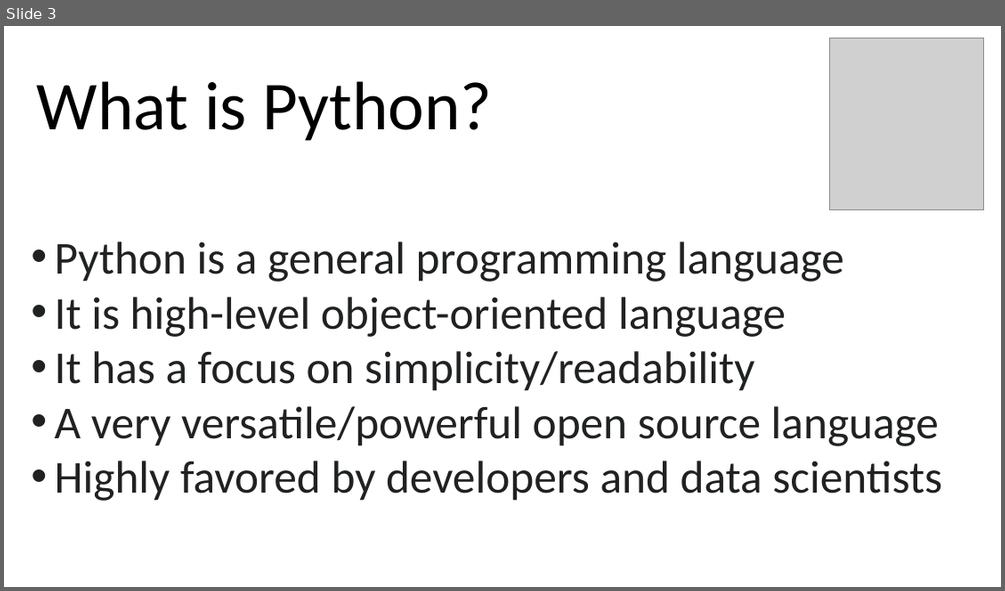
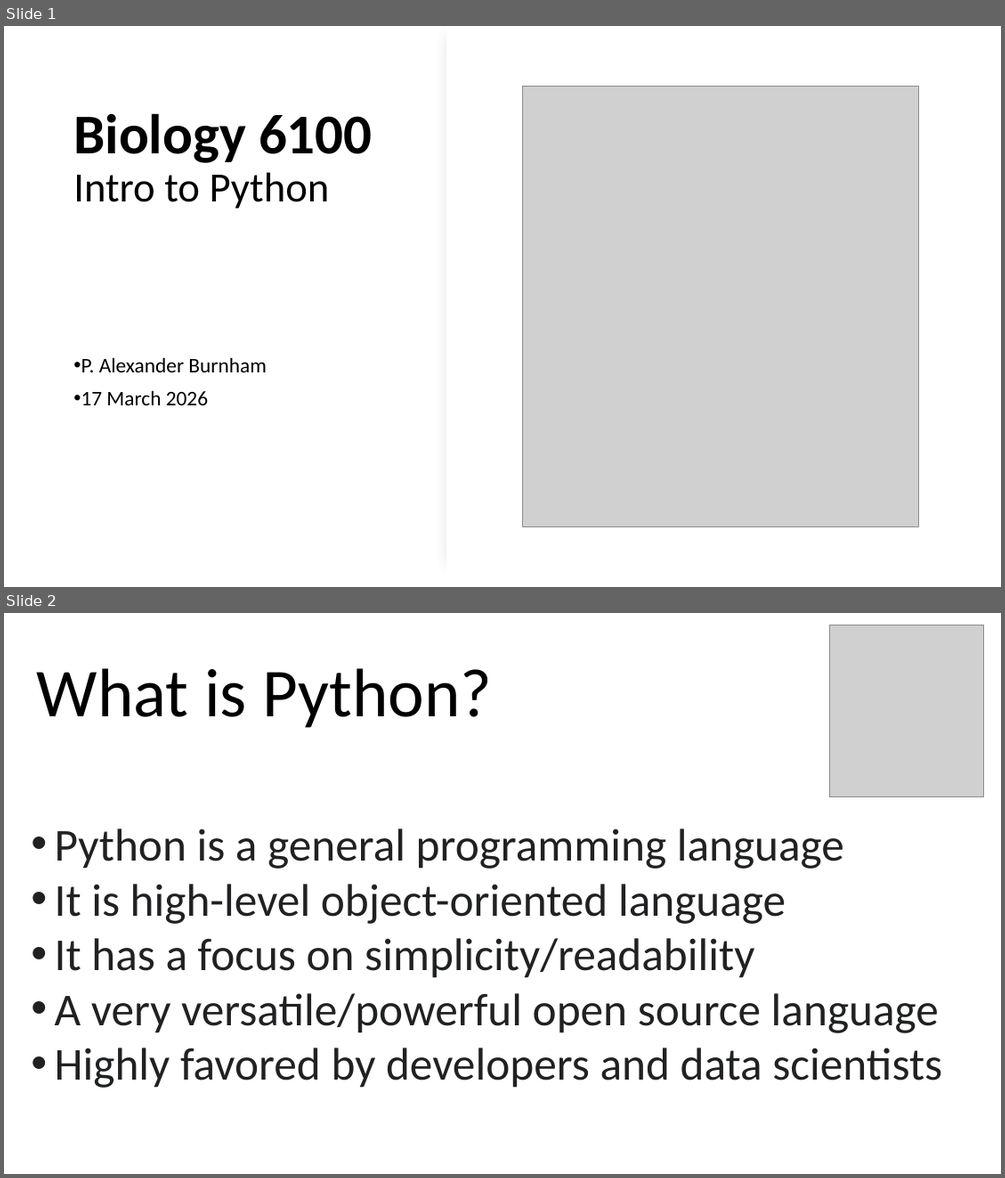
Before and after one commit to alexburn17/BIOL6100, a slide deck: python_bootcamp/ Python101.pptx. Shown one above the other, each under a label of ours: slide 3 before the commit, slides 1 and 2 after it. The pictures are 1005x591 and 1005x1178 pixels, drawn with LibreOffice and Linux fonts; fonts in the diff are those of the drawing; grey boxes stand for pictures. Boxes give left, top, right and bottom in pixels: in the first picture for what was removed or moved away, otherwise in the second. Text is boxed around its words. In the diff, an @@ line names an element or a change of style, - is before the commit and + after.

```diff
--- a/python_bootcamp/ Python101.pptx
+++ b/python_bootcamp/ Python101.pptx
@@ slide 1 added at box(4, 26, 1001, 587), background #FFFFFF @@
@@ rectangle added at box(446, 26, 1001, 587), fill #FFFFFF @@
@@ picture added at box(522, 87, 919, 527) @@
@@ title added at box(73, 113, 372, 208), 40 pt, text #000000 @@
+Biology 6100
+Intro to Python
@@ text added at box(81, 357, 266, 405), 20 pt, text #000000 @@
+• P. Alexander Burnham
+• 17 March 2026
@@ what was slide 3 is now slide 2 @@
```
Also in this commit, not shown: 3 slides changed, 2 other slides added, 2 slides removed, 8 other files.
